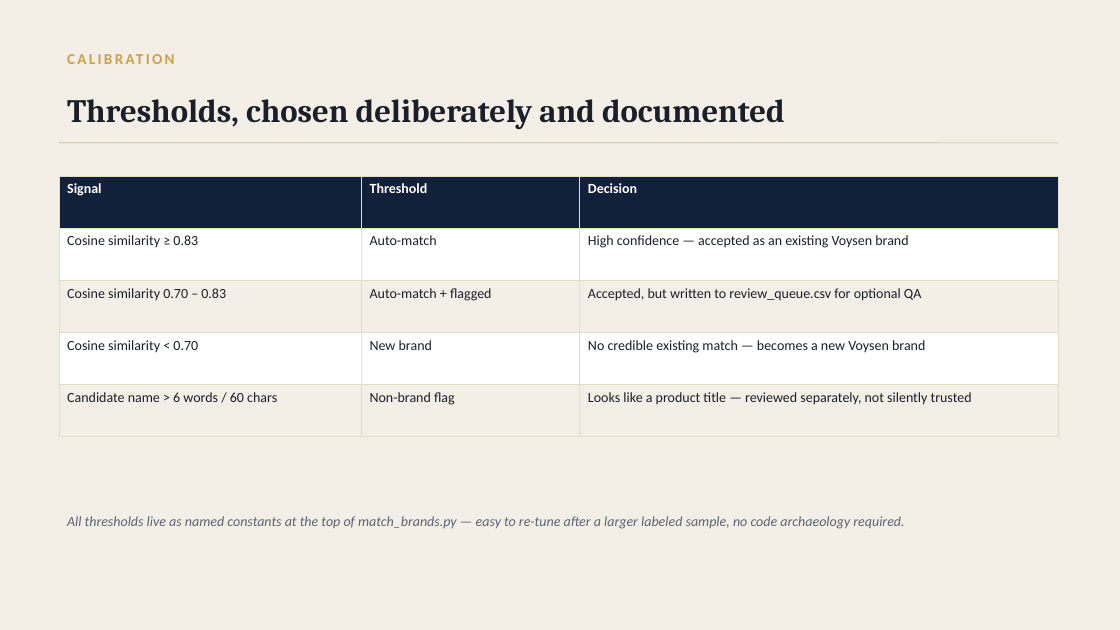
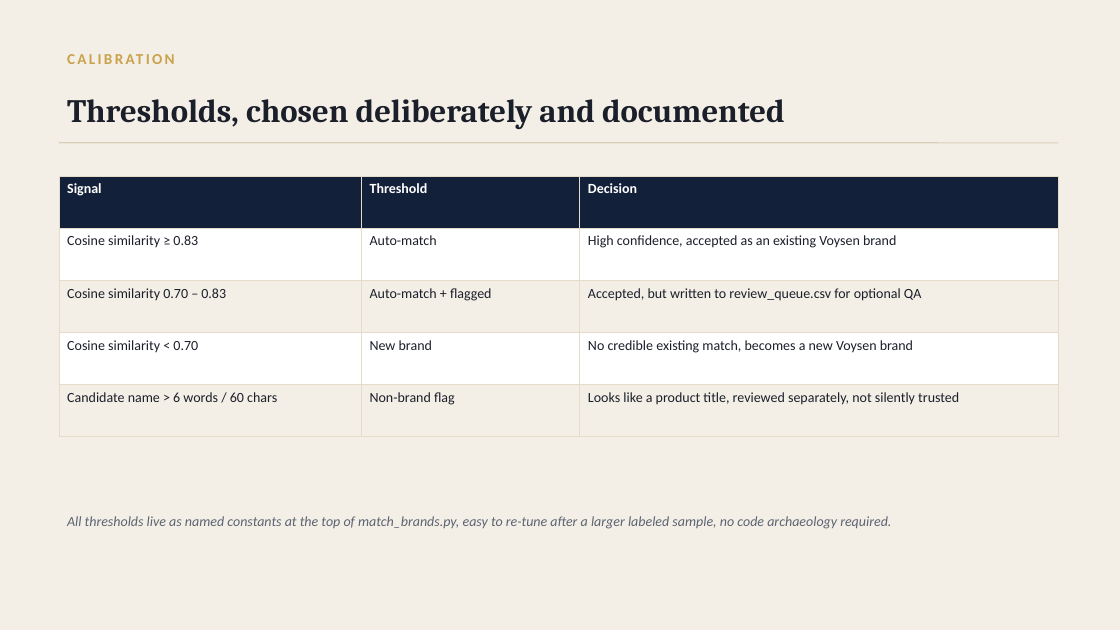
Before and after one commit to Ayoub-etoullali/voysen-brand-matching, a slide deck: slide 6 of Voysen_Brand_Matching_Presentation.pptx. Drawn at 1120x630 pixels with LibreOffice and Linux fonts; fonts in the diff are those of the drawing. Boxes give left, top, right and bottom in pixels: in the first picture for what was removed or moved away, otherwise in the second. Text is boxed around its words. In the diff, an @@ line names an element or a change of style, - is before the commit and + after.

Commit message:
voysen

```diff
--- a/Voysen_Brand_Matching_Presentation.pptx
+++ b/Voysen_Brand_Matching_Presentation.pptx
@@ table at bbox=[59, 176, 1059, 437] @@
-row 2, column 3: High confidence — accepted as an existing Voysen brand
+row 2, column 3: High confidence, accepted as an existing Voysen brand
-row 4, column 3: No credible existing match — becomes a new Voysen brand
+row 4, column 3: No credible existing match, becomes a new Voysen brand
-row 5, column 3: Looks like a product title — reviewed separately, not silently trusted
+row 5, column 3: Looks like a product title, reviewed separately, not silently trusted
@@ text at bbox=[67, 516, 891, 529]: text changed @@
-All thresholds live as named constants at the top of match_brands.py — easy to re-tune after a larger labeled sample, no code archaeology required.
+All thresholds live as named constants at the top of match_brands.py, easy to re-tune after a larger labeled sample, no code archaeology required.
```
Also in this commit, not shown: 7 other slides changed, 1 other file.
